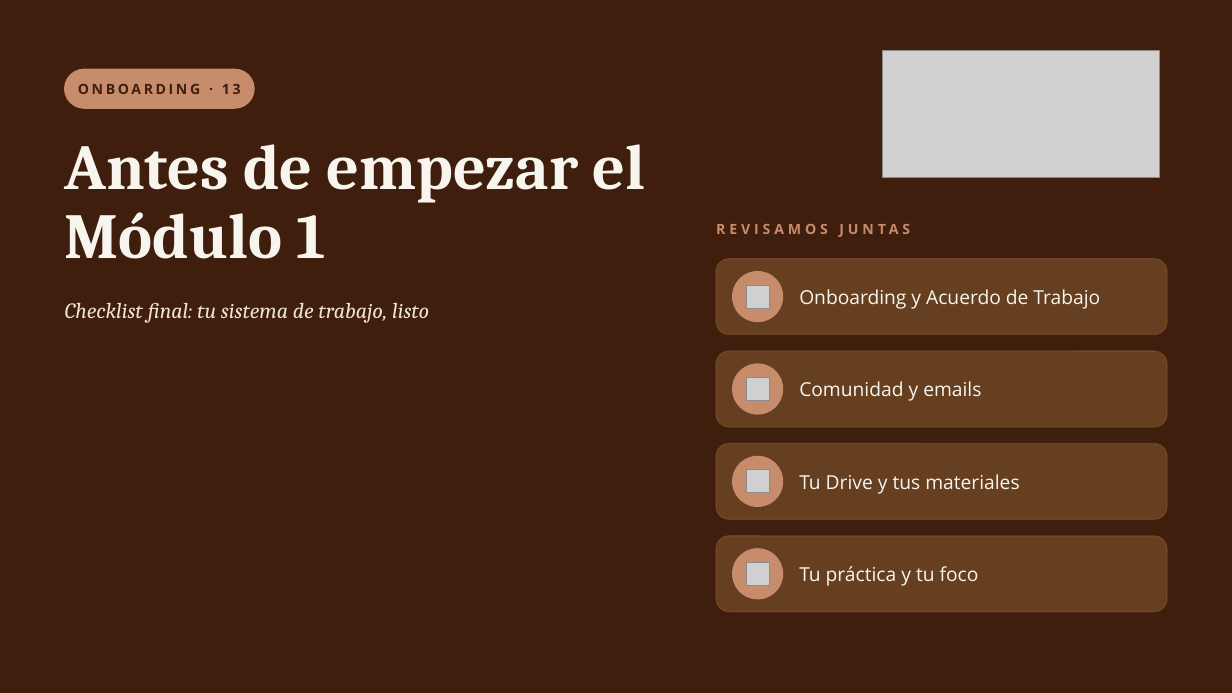
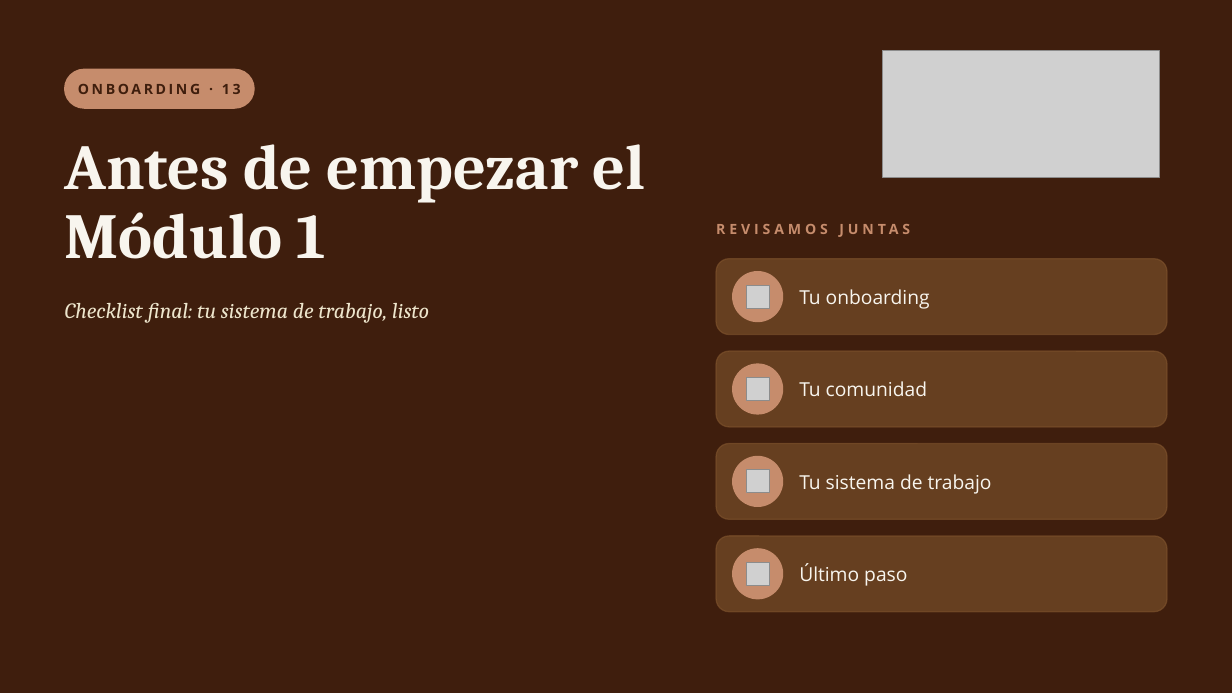
Before and after one commit to florenciapersico-ctrl/brakingbarriersatwork, a slide deck: slide 1 of onboarding/presentaciones/ONB13_Checklist_final.pptx. Drawn at 1232x693 pixels with LibreOffice and Linux fonts; fonts in the diff are those of the drawing; grey boxes stand for pictures. Boxes give left, top, right and bottom in pixels: in the first picture for what was removed or moved away, otherwise in the second. Text is boxed around its words. In the diff, an @@ line names an element or a change of style, - is before the commit and + after.

```diff
--- a/onboarding/presentaciones/ONB13_Checklist_final.pptx
+++ b/onboarding/presentaciones/ONB13_Checklist_final.pptx
@@ text at (x1=799, y1=289, x2=930, y2=309): text changed @@
-Onboarding y Acuerdo de Trabajo
+Tu onboarding
@@ text at (x1=799, y1=381, x2=927, y2=396): text changed @@
-Comunidad y emails
+Tu comunidad
@@ text at (x1=799, y1=474, x2=992, y2=494): text changed @@
-Tu Drive y tus materiales
+Tu sistema de trabajo
@@ text at (x1=799, y1=563, x2=907, y2=586): text changed @@
-Tu práctica y tu foco
+Último paso
```
Also in this commit, not shown: 2 other slides changed, 2 slides added, 1 slide removed, 2 other files.
